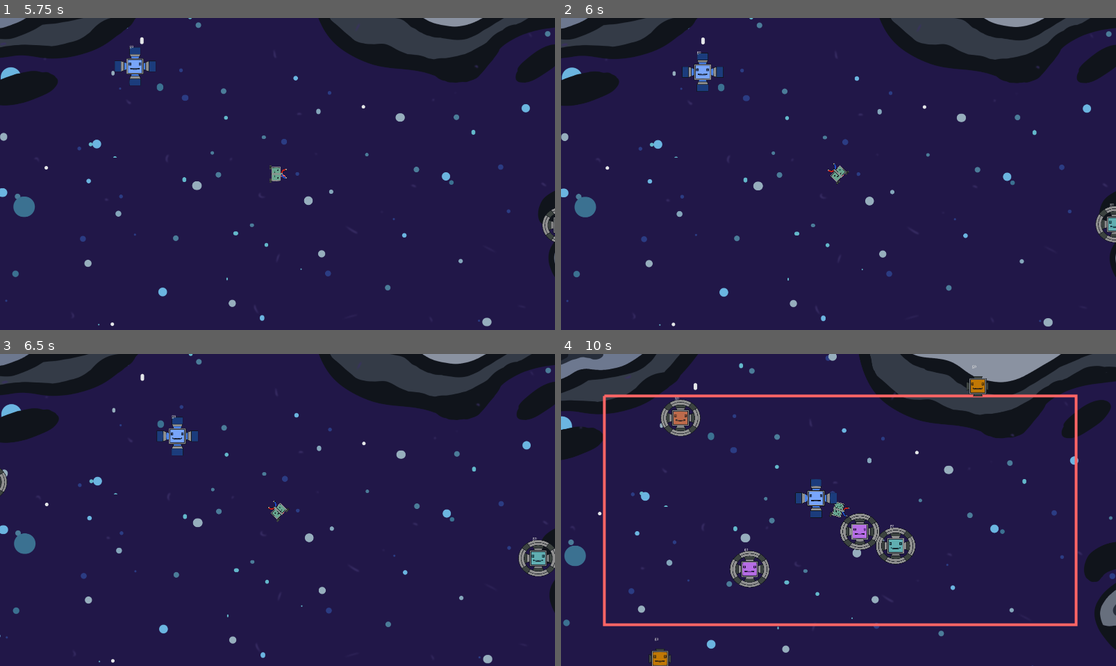
Above: before the commit, frames 1-4 (two rows, left to right).
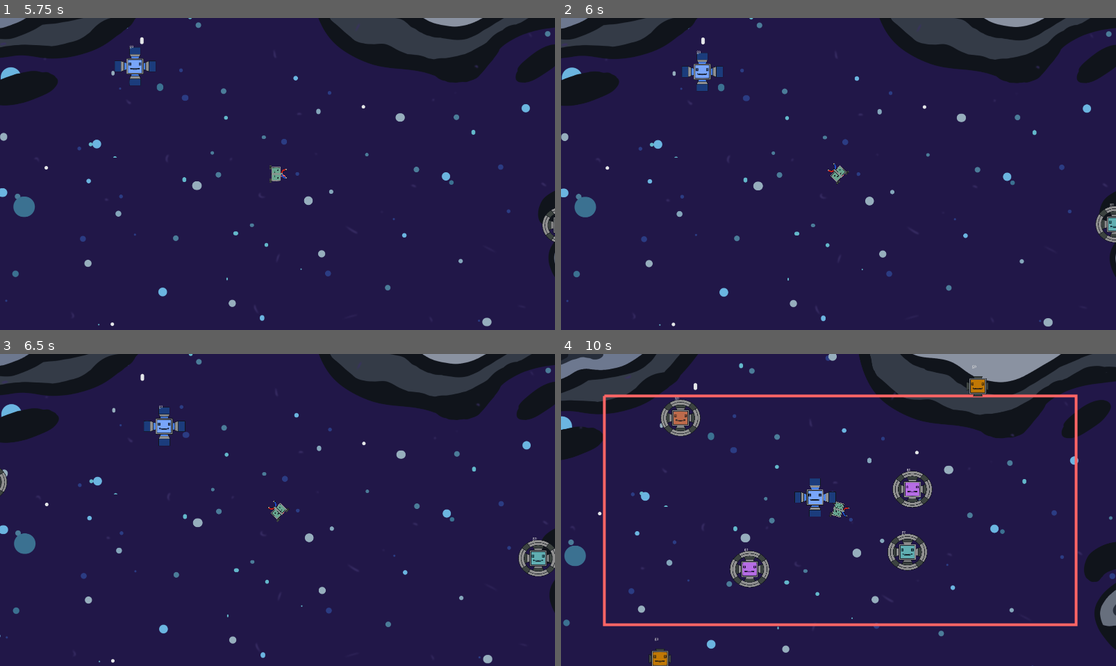
Above: after the commit, the same moments.

Repository: game-jam-team-gut/not-so-lonely
Game: Godot game, scene res://Space.tscn
Two runs of this game, one before a commit and one after it. Both use one fixed random seed, a clock stepped at 60 frames per second and the inputs below.
Inputs (mouse positions are in pixels of both pictures, inside the frame that each line leads up to):
- Up to frame 1 (5.75 s): move the mouse to (399, 158) at 0.52 s; hold Right mouse button (m2) 0.53-1.28 s; click (399, 158) at 0.67 s; move the mouse to (166, 189) at 1.27 s; click (166, 189) at 1.35 s; right-click (166, 189) at 1.55 s; move the mouse to (333, 105) at 2.02 s; hold Right mouse button (m2) 2.03-2.78 s; click (333, 105) at 2.17 s; move the mouse to (249, 236) at 2.77 s; right-click (249, 236) at 2.85 s; click (249, 236) at 2.92 s; move the mouse to (444, 220) at 3.52 s; press the mouse at (444, 220) at 3.53 s; right-click (444, 220) at 3.8 s; move the mouse to (111, 127) at 4.27 s; release the mouse at (111, 127) at 4.28 s; right-click (111, 127) at 4.35 s; click (111, 127) at 4.42 s; move the mouse to (305, 174) at 5.02 s; hold Right mouse button (m2) from 5.03 s (still down); click (305, 174) at 5.17 s
- Up to frame 2 (6 s): move the mouse to (755, 96) at 5.77 s; release Right mouse button (m2) at 5.78 s; click (755, 96) at 5.85 s
- Up to frame 3 (6.5 s): right-click (194, 432) at 6.05 s
- Up to frame 4 (10 s): move the mouse to (960, 494) at 6.52 s; hold Right mouse button (m2) 6.53-7.28 s; click (960, 494) at 6.67 s; move the mouse to (816, 497) at 7.27 s; right-click (816, 497) at 7.35 s; click (816, 497) at 7.42 s; move the mouse to (894, 441) at 8.02 s; press the mouse at (894, 441) at 8.03 s; right-click (894, 441) at 8.3 s; move the mouse to (810, 572) at 8.77 s; release the mouse at (810, 572) at 8.78 s; right-click (810, 572) at 8.85 s; click (810, 572) at 8.92 s; move the mouse to (1005, 556) at 9.52 s; hold Right mouse button (m2) from 9.53 s (still down); click (1005, 556) at 9.67 s

Frame 1 is identical in both runs. In frame 2, 0.2% of the frame differs, in the area x 21-30%, y 10-24%; in frame 3, 0.7%; in frame 4, 2.3%, in the area x 42-67%, y 36-70%.

Commit message:
2-type magnetic field, refactoring

Diff:
--- a/Space/Barney/Barney.gd
+++ b/Space/Barney/Barney.gd
@@ -6,51 +6,65 @@
 onready var stickedRobotScene = preload("res://Space/StickedRobot.tscn")
 
 export (int) var speed = 200
+export (int) var magneticFieldForceFactor = 3
 
 var targetPosition = Vector2()
 var velocity = Vector2()
-var minimalMagneticFieldPositionX
+var magneticFieldType = -1 # -1 - sticking field, 1 - repulsive field
 
-func _ready():
-	minimalMagneticFieldPositionX = collisionShape2D.position.x
+func applyMagneticForce(area, delta):
+	if area.is_in_group("ForeignRobots"):
+		var foreignRobot = area.get_parent()
+		var positionDifference = foreignRobot.position - self.position
 
-func rotate_barney():
+		if(positionDifference.x < 0):
+			foreignRobot.add_force(Vector2(0, 0), Vector2(magneticFieldType * magneticFieldForceFactor * delta * positionDifference.x, 0))
+		elif(positionDifference.x > 0):
+			foreignRobot.add_force(Vector2(0, 0), Vector2(magneticFieldType * magneticFieldForceFactor * delta * positionDifference.x, 0))
+		if(positionDifference.y < 0):
+			foreignRobot.add_force(Vector2(0, 0), Vector2(0, magneticFieldType * magneticFieldForceFactor * delta * positionDifference.y))
+		elif(positionDifference.y > 0):
+			foreignRobot.add_force(Vector2(0, 0), Vector2(0, magneticFieldType * magneticFieldForceFactor * delta * positionDifference.y))
+
+func rotateBarney():
 	get_node("Rotates").look_at(get_global_mouse_position())
 
-func check_movement():
+func checkMovement():
 	if Input.is_action_pressed("m1"):
 		targetPosition = get_global_mouse_position()
 	else:
 		targetPosition = position
 
-func update_magnetic_field_size():
+func checkMagneticFieldType():
+	if Input.is_action_pressed("m2"):
+		magneticFieldType = 1
+	else:
+		magneticFieldType = -1
+
+func getInput():
+	checkMovement()
+	checkMagneticFieldType()
+
+func updateMagneticFieldSize():
 	collisionShape2D.shape.extents.x += get_viewport().size.x * 0.25 * get_node("Camera2D").zoom.x - collisionShape2D.position.x
 	collisionShape2D.position.x = get_viewport().size.x * 0.25 * get_node("Camera2D").zoom.x
 
-func get_input():
-	check_movement()
+func checkMagneticFieldContents(delta):
+	if get_node("Rotates/MagneticField").get_overlapping_areas().size() > 0:
+		for area in get_node("Rotates/MagneticField").get_overlapping_areas():
+				applyMagneticForce(area, delta)
 
-func _physics_process(_delta):
-	update_magnetic_field_size()
-	get_input()
+func move():
 	velocity = position.direction_to(targetPosition) * speed
 	if position.distance_to(targetPosition) > 5:
 		velocity = move_and_slide(velocity)
-	rotate_barney()
 
-func _on_MagneticField_area_entered(area):
-	if area.is_in_group("ForeignRobots"):
-		var foreignRobot = area.get_parent()
-		var positionDifference = foreignRobot.position - self.position
-
-		if(positionDifference.x < 0):
-			foreignRobot.add_force(Vector2(0, 0), Vector2(-positionDifference.x, 0))
-		elif(positionDifference.x > 0):
-			foreignRobot.add_force(Vector2(0, 0), Vector2(-positionDifference.x, 0))
-		if(positionDifference.y < 0):
-			foreignRobot.add_force(Vector2(0, 0), Vector2(0, -positionDifference.y))
-		elif(positionDifference.y > 0):
-			foreignRobot.add_force(Vector2(0, 0), Vector2(0, -positionDifference.y))
+func _physics_process(delta):
+	updateMagneticFieldSize()
+	checkMagneticFieldContents(delta)
+	getInput()
+	move()
+	rotateBarney()
 
 func _on_StickingField_area_entered(area):
 	if area.is_in_group("ForeignRobots"):
